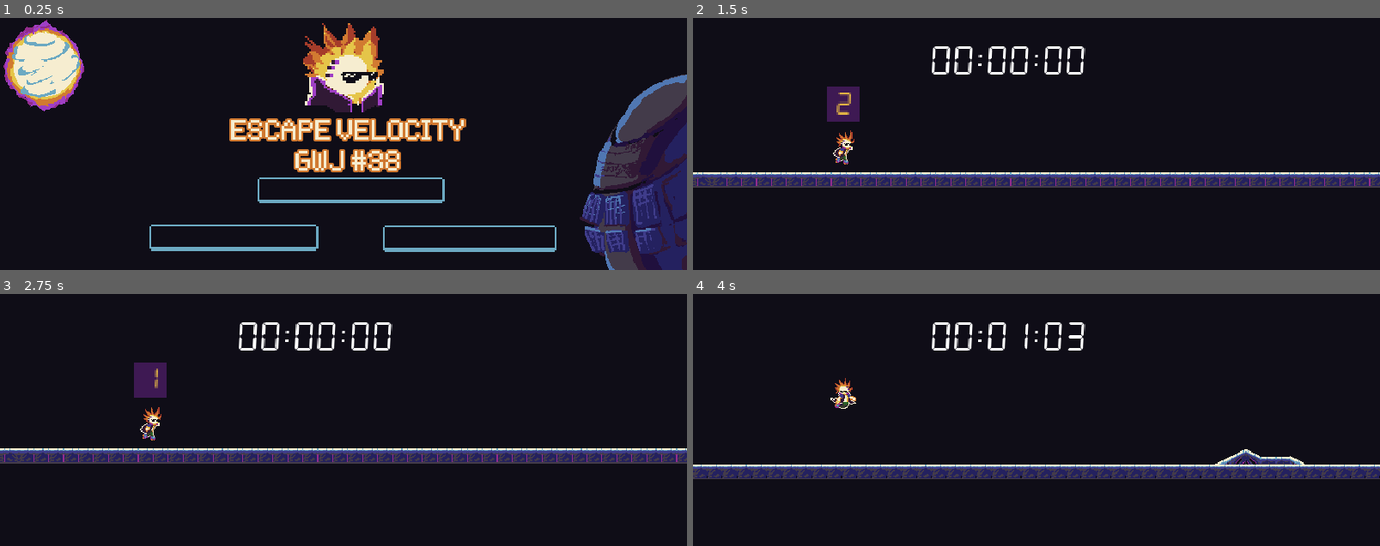
Above: before the commit, frames 1-4 (two rows, left to right).
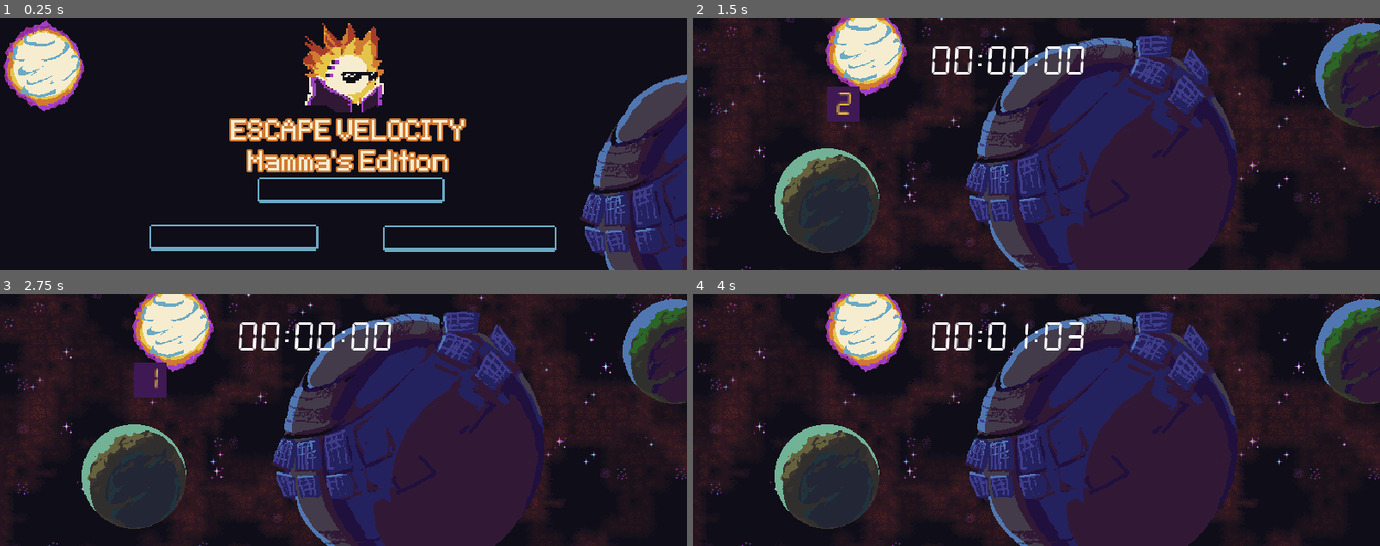
Above: after the commit, the same moments.

Repository: BathrobeWizard-DD/GWJ-38
Game: Godot game, scene res://scenes/menus/startMenu.tscn
Two runs of this game, one before a commit and one after it. Both use one fixed random seed, a clock stepped at 60 frames per second and the inputs below.
Inputs (mouse positions are in pixels of both pictures, inside the frame that each line leads up to):
- Up to frame 1 (0.25 s): no input
- Up to frame 2 (1.5 s): click "START GAME" at 0.5 s; tap Enter at 1.25 s; move the mouse to (1187, 131) at 1.27 s; hold Right (moveRight) from 1.28 s (still down); click (1187, 131) at 1.42 s
- Up to frame 3 (2.75 s): keep holding Right (moveRight); tap Space (jumpUp) at 1.52, 2, 2.27 s; move the mouse to (206, 432) at 2.02 s
- Up to frame 4 (4 s): move the mouse to (1105, 364) at 2.77 s; release Right (moveRight) at 2.78 s; hold Left (moveLeft) 2.78-3.53 s; move the mouse to (1002, 470) at 3.52 s; hold Right (moveRight) from 3.53 s (still down); click (1002, 470) at 3.67 s; tap Space (jumpUp) at 3.77 s

The runs differ from the first frame. In frame 1, 1.9% of the frame differs, in the area x 35-66%, y 52-62%; in frame 2, 54%; in frame 3, 54%; in frame 4, 55%, in the area x 0-100%, y 0-100%.

Commit message:
Final Touches

Diff:
--- a/levels/LevelOnePlayable.tscn
+++ b/levels/LevelOnePlayable.tscn
@@ -11,6 +11,7 @@
 [ext_resource path="res://scenes/obstacles/horizontalObstacle.tscn" type="PackedScene" id=9]
 [ext_resource path="res://scenes/menus/gameOverMenu.tscn" type="PackedScene" id=10]
 [ext_resource path="res://art/wormhole_exit.png" type="Texture" id=11]
+[ext_resource path="res://scenes/Background.tscn" type="PackedScene" id=12]
 
 [node name="LevelOne" instance=ExtResource( 1 )]
 
@@ -161,6 +162,8 @@
 destPos = Vector2( 7325, 260 )
 speedFactor = 2
 
+[node name="Background" parent="." index="21" instance=ExtResource( 12 )]
+
 [connection signal="body_entered" from="worldWrapperThing" to="mainChar" method="_on_worldWrapperThing_body_entered"]
 [connection signal="body_entered" from="worldWrapperThing" to="CanvasLayer/gameWon" method="_on_worldWrapperThing_body_entered"]
 [connection signal="body_entered" from="worldWrapperThing" to="CanvasLayer/Label" method="_on_worldWrapperThing_body_entered"]
--- a/scenes/menus/startMenu.tscn
+++ b/scenes/menus/startMenu.tscn
@@ -41,7 +41,7 @@
 custom_fonts/font = SubResource( 1 )
 custom_colors/font_color = Color( 0.968627, 0.933333, 0.819608, 1 )
 text = "ESCAPE VELOCITY
-GWJ #38"
+Mamma's Edition"
 align = 1
 __meta__ = {
 "_edit_use_anchors_": false
--- a/scripts/mainChar.gd
+++ b/scripts/mainChar.gd
@@ -11,7 +11,7 @@
 const RUN_SPEED_MAX = 270
 const REGULAR_JUMP_SPEED = -300
 const FROM_CROUCH_JUMP_SPEED = -400
-const MAX_CHARGE_SPEED = 75
+const MAX_CHARGE_SPEED = 50
 
 var velocity := Vector2()
 var currentRunSpeed = (RUN_SPEED_MIN + RUN_SPEED_MAX) / 2
@@ -83,10 +83,14 @@
 		characterState[function].call_funcv(argumentArray)
 
 func speedUpOrSlowDown(directionMultiplier, speedDelta = RUN_ACCEL):
-	currentRunSpeed = clamp(
-		currentRunSpeed + (directionMultiplier * speedDelta),
-		RUN_SPEED_MIN, RUN_SPEED_MAX
-	)
+	if currentRunSpeed <= RUN_SPEED_MAX:
+		currentRunSpeed = clamp(
+			currentRunSpeed + (directionMultiplier * speedDelta),
+			RUN_SPEED_MIN, RUN_SPEED_MAX)
+	else:
+		currentRunSpeed = clamp(
+			currentRunSpeed + (directionMultiplier * speedDelta),
+			RUN_SPEED_MIN, RUN_SPEED_MAX + chargeVelocity)
 
 func _input(event):
 	input_tracker(event)
@@ -144,7 +148,7 @@
 
 func ready_charging():
 	sprite.charge()
-	charTween.interpolate_property(self, "chargeVelocity", 0, MAX_CHARGE_SPEED, 1.0, Tween.TRANS_LINEAR, Tween.EASE_OUT_IN)
+	charTween.interpolate_property(self, "chargeVelocity", 0, MAX_CHARGE_SPEED, 0.2, Tween.TRANS_LINEAR, Tween.EASE_OUT_IN)
 	charTween.start()
 
 func process_running():
@@ -241,7 +245,7 @@
 	if !left_key_pressed || !right_key_pressed:
 		$charging.stop()
 		charTween.stop(self, "chargeVelocity")
-		charTween.interpolate_property(self, "currentRunSpeed", currentRunSpeed, currentRunSpeed + chargeVelocity, 0.2,Tween.TRANS_BOUNCE, Tween.EASE_IN_OUT)
+		charTween.interpolate_property(self, "currentRunSpeed", currentRunSpeed, min(currentRunSpeed + chargeVelocity, RUN_SPEED_MAX + MAX_CHARGE_SPEED), 0.1,Tween.TRANS_BOUNCE, Tween.EASE_IN_OUT)
 		charTween.start()
 		switch_state(runningState)
 
Not shown: 1 places in levels/LevelOnePlayable.tscn that only renumber resources
